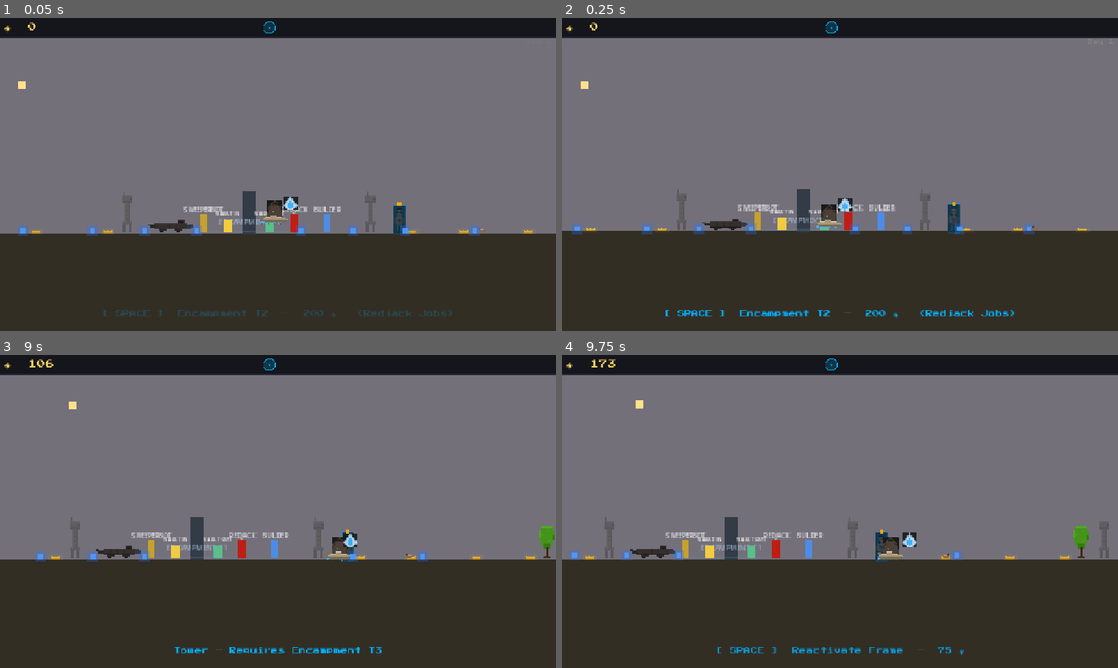
Above: before the commit, frames 1-4 (two rows, left to right).
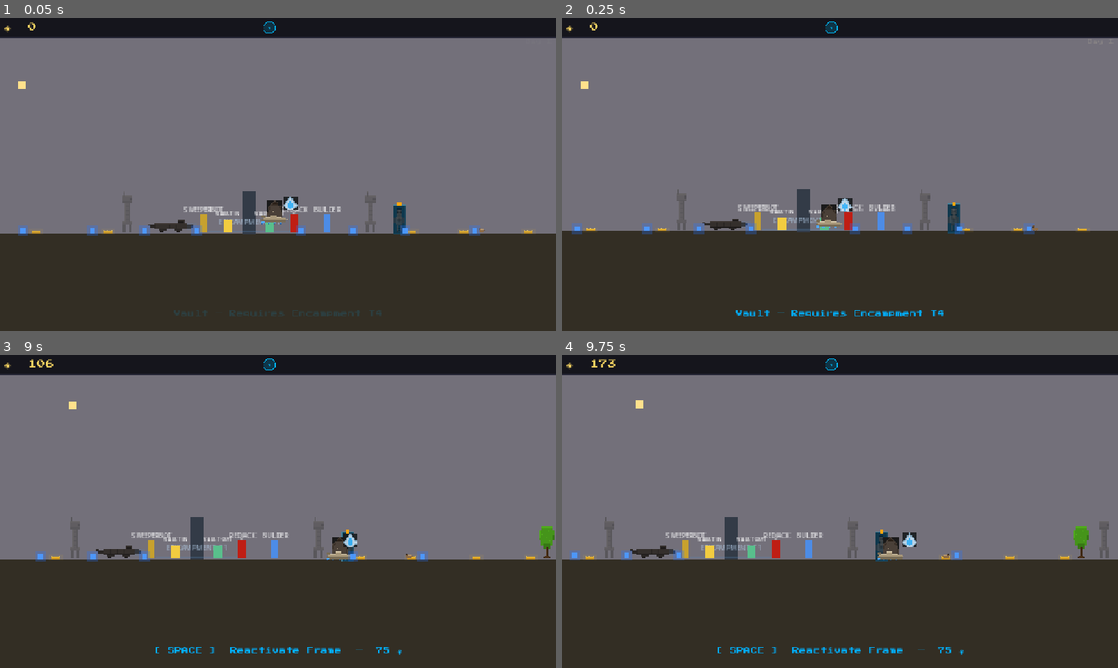
Above: after the commit, the same moments.

Repository: elliswalker/guardian-rising-game
Game: Godot game, scene res://scenes/world/cosmodrome.tscn
Same seed, same stepped clock (60 frames per second), same inputs: the game is played once before the commit and once after it. This scene is started directly instead of the project's main scene.
Inputs:
- Up to frame 1 (0.05 s): no input
- Up to frame 2 (0.25 s): no input
- Up to frame 3 (9 s): hold Space (action) 0.53-1.28 s; hold D (move_right) 0.53-2.03 s; tap E (ability) at 1.35, 5.85 s; tap Space (action) at 1.55, 2.85, 3.8, 4.35, 6.05, 7.35, 8.3, 8.85 s; hold A (move_left) 2.03-2.78 s; hold Space (action) 2.03-2.78 s; hold D (move_right) 2.78-4.28 s; hold E (ability) 3.53-4.28 s; hold A (move_left) 4.28-5.03 s; hold D (move_right) 5.03-5.78 s; hold Space (action) 5.03-5.78 s; hold A (move_left) 5.78-7.28 s; hold Space (action) 6.53-7.28 s; hold D (move_right) from 7.28 s (still down); hold E (ability) 8.03-8.78 s
- Up to frame 4 (9.75 s): release D (move_right) at 9.53 s; hold A (move_left) from 9.53 s (still down); hold Space (action) from 9.53 s (still down)

The runs differ from the first frame. In frame 1, 0.3% of the frame differs, in the area x 18-82%, y 93-96%; in frame 2, 0.7%; in frame 3, 0.5%; in frame 4, 0.2%.

Commit message:
Playtest fixes: hunter leashes, nearest-wins prompts, authored wall slots
Three bugs from Ellis's playtest:

1. Redjacks chased enemies/prey past the frontier and got caught out when
   the wave started. ENGAGE now abandons targets beyond the patrol bound
   +50 (both fronts on dual planets), and wildlife beyond the bound +60 is
   ignored — hunters give up the hunt at the frontier, Kingdom style.

2. Prompt misses (standing at a wall slot and unable to build; at a frame
   and unable to reactivate). Root causes: static priority ladder let a
   build site permanently beat a frame standing on top of it (EP-15 jitter
   made overlaps possible), and interaction zones were tight. The prompt
   system is now NEAREST-WINS: every interactable re-asserts each frame
   with its live distance to the player; the closest one holds the prompt,
   priority only breaks near-ties (genuinely stacked objects). All ~12
   interactables converted; ship and attack flag were still bypassing the
   ownership system with raw signal emits — converted and gated. Build
   site zone widened 20x16 -> 36x20; frame recruit range 19 -> 28.

3. Felled trees no longer spawn build sites — wall positions are authored,
   set areas. Chopping yields glimmer only. (Wall collapse still re-opens
   its own slot; that's the same authored position.)

Co-Authored-By: Claude Sonnet 4.6 <noreply@anthropic.com>

Diff:
--- a/scenes/world/build_site.tscn
+++ b/scenes/world/build_site.tscn
@@ -4,7 +4,7 @@
 [ext_resource type="Texture2D" path="res://assets/sprites/structures/build_site.png" id="2"]
 
 [sub_resource type="RectangleShape2D" id="RectangleShape2D_1"]
-size = Vector2(20, 16)
+size = Vector2(36, 20)
 
 [node name="BuildSite" type="Area2D"]
 script = ExtResource("1")
--- a/scripts/autoload/game_state.gd
+++ b/scripts/autoload/game_state.gd
@@ -87,6 +87,7 @@
 var _prompt_owner: Object = null
 var _prompt_priority: int = 0
 var _prompt_text: String = ""
+var _prompt_dist: float = 999999.0
 
 func add_glimmer(amount: int) -> void:
 	glimmer += amount
@@ -155,21 +156,29 @@
 			return site
 	return null
 
-func show_action_prompt(owner: Object, text: String, priority: int = 5) -> void:
+# The NEAREST interactable to the player wins the prompt; priority only
+# breaks near-ties (objects genuinely stacked, e.g. a tree over a build site).
+# Callers should re-assert every frame with their current distance.
+func show_action_prompt(owner: Object, text: String, priority: int = 5, dist: float = 999999.0) -> void:
 	var owner_valid: bool = _prompt_owner != null and is_instance_valid(_prompt_owner)
-	if owner_valid and owner != _prompt_owner and priority < _prompt_priority:
-		return
+	if owner_valid and owner != _prompt_owner:
+		if dist > _prompt_dist + 6.0:
+			return  # someone closer holds the prompt
+		if dist > _prompt_dist - 6.0 and priority < _prompt_priority:
+			return  # effectively same spot — higher priority holds it
 	if owner != _prompt_owner or text != _prompt_text:
 		_prompt_owner = owner
-		_prompt_priority = priority
 		_prompt_text = text
 		action_prompt_show.emit(text)
+	_prompt_priority = priority
+	_prompt_dist = dist
 
 func hide_action_prompt(owner: Object) -> void:
 	if _prompt_owner == owner:
 		_prompt_owner = null
 		_prompt_priority = 0
 		_prompt_text = ""
+		_prompt_dist = 999999.0
 		action_prompt_hide.emit()
 
 func is_prompt_owner(caller: Object) -> bool:
@@ -210,4 +219,5 @@
 	_prompt_owner = null
 	_prompt_priority = 0
 	_prompt_text = ""
+	_prompt_dist = 999999.0
 	action_prompt_hide.emit()
--- a/scripts/world/attack_flag.gd
+++ b/scripts/world/attack_flag.gd
@@ -17,24 +17,24 @@
 
 func _process(_delta: float) -> void:
 	if _player_nearby and not _activated:
-		if Input.is_action_just_pressed("action"):
+		var player: Node2D = get_tree().get_first_node_in_group("player") as Node2D
+		var pdist: float = global_position.distance_to(player.global_position) if player else 999999.0
+		GameState.show_action_prompt(self, "[ SPACE ]  Send the Charge", 8, pdist)
+		if GameState.is_prompt_owner(self) and Input.is_action_just_pressed("action"):
 			_activate()
 
 func _on_body_entered(body: Node) -> void:
 	if body.is_in_group("player"):
 		_player_nearby = true
-		if not _activated:
-			GameState.action_prompt_show.emit("[ SPACE ]  Send the Charge")
 
 func _on_body_exited(body: Node) -> void:
 	if body.is_in_group("player"):
 		_player_nearby = false
-		if not _activated:
-			GameState.action_prompt_hide.emit()
+		GameState.hide_action_prompt(self)
 
 func _activate() -> void:
 	_activated = true
-	GameState.action_prompt_hide.emit()
+	GameState.hide_action_prompt(self)
 	GameState.is_attack_phase = true
 	GameState.attack_ordered.emit()
 	_banner.color = Color(0.80, 0.10, 0.10, 1.0)
--- a/scripts/world/build_site.gd
+++ b/scripts/world/build_site.gd
@@ -36,13 +36,15 @@
 	_pulse_time += delta
 	_update_visual()
 	if _player_nearby and not _actioned:
+		var player: Node2D = get_tree().get_first_node_in_group("player") as Node2D
+		var pdist: float = global_position.distance_to(player.global_position) if player else 999999.0
 		var blocking: Node2D = _get_blocking_tree()
 		if blocking:
-			GameState.show_action_prompt(self, "[ SPACE ]  Mark Tree  —  Clear Path", 12)
+			GameState.show_action_prompt(self, "[ SPACE ]  Mark Tree  —  Clear Path", 12, pdist)
 			if GameState.is_prompt_owner(self) and Input.is_action_just_pressed("action"):
 				blocking.call("commission")
 		else:
-			GameState.show_action_prompt(self, "[ SPACE ]  Build Wall  —  %d ◈" % BUILD_COST, 12)
+			GameState.show_action_prompt(self, "[ SPACE ]  Build Wall  —  %d ◈" % BUILD_COST, 12, pdist)
 			if GameState.is_prompt_owner(self) and Input.is_action_just_pressed("action"):
 				_action_job()
 
@@ -59,12 +61,7 @@
 
 func _on_body_entered(body: Node2D) -> void:
 	if body.is_in_group("player"):
-		_player_nearby = true
-		if not _actioned:
-			if _has_nearby_tree():
-				GameState.show_action_prompt(self, "[ SPACE ]  Mark Tree  —  Clear Path", 12)
-			else:
-				GameState.show_action_prompt(self, "[ SPACE ]  Build Wall  —  %d ◈" % BUILD_COST, 12)
+		_player_nearby = true  # _process asserts the prompt with live distance
 
 func _on_body_exited(body: Node2D) -> void:
 	if body.is_in_group("player"):
--- a/scripts/world/encampment.gd
+++ b/scripts/world/encampment.gd
@@ -46,10 +46,12 @@
 		GameState.hide_action_prompt(self)
 
 func _show_prompt() -> void:
+	var player: Node2D = get_tree().get_first_node_in_group("player") as Node2D
+	var pdist: float = global_position.distance_to(player.global_position) if player else 999999.0
 	var next_tier: int = GameState.encampment_tier + 1
 	GameState.show_action_prompt(self,
 		"[ SPACE ]  Encampment T%d  —  %d ◈   (%s)" %
-		[next_tier, TIER_COSTS[next_tier], TIER_UNLOCKS[next_tier]], 7)
+		[next_tier, TIER_COSTS[next_tier], TIER_UNLOCKS[next_tier]], 7, pdist)
 
 func _try_upgrade() -> void:
 	var next_tier: int = GameState.encampment_tier + 1
--- a/scripts/world/foundry.gd
+++ b/scripts/world/foundry.gd
@@ -21,8 +21,10 @@
 func _process(_delta: float) -> void:
 	if not _player_nearby or GameState.stone_unlocked:
 		return
+	var player: Node2D = get_tree().get_first_node_in_group("player") as Node2D
+	var pdist: float = global_position.distance_to(player.global_position) if player else 999999.0
 	GameState.show_action_prompt(self,
-		"[ SPACE ]  Restore Foundry  —  %d ◈   (unlocks Metal-tier walls & towers)" % RESTORE_COST, 9)
+		"[ SPACE ]  Restore Foundry  —  %d ◈   (unlocks Metal-tier walls & towers)" % RESTORE_COST, 9, pdist)
 	if GameState.is_prompt_owner(self) and Input.is_action_just_pressed("action"):
 		_restore()
 
--- a/scripts/world/ghost_shrine.gd
+++ b/scripts/world/ghost_shrine.gd
@@ -31,14 +31,16 @@
 		_glow.modulate.a = 0.25 + sin(_pulse * 2.0) * 0.15
 	if not _player_nearby or _claimed:
 		return
+	var player: Node2D = get_tree().get_first_node_in_group("player") as Node2D
+	var pdist: float = global_position.distance_to(player.global_position) if player else 999999.0
 	if GameState.legendary_shards >= SHARD_COST:
 		GameState.show_action_prompt(self,
-			"[ SPACE ]  Bond with Sundance  —  %d ✦ + %d ◈   (Golden Gun)" % [SHARD_COST, GLIMMER_COST], 11)
+			"[ SPACE ]  Bond with Sundance  —  %d ✦ + %d ◈   (Golden Gun)" % [SHARD_COST, GLIMMER_COST], 11, pdist)
 		if GameState.is_prompt_owner(self) and Input.is_action_just_pressed("action"):
 			_claim()
 	else:
 		GameState.show_action_prompt(self,
-			"A Ghost stirs in the firelight...  (%d/%d ✦)" % [GameState.legendary_shards, SHARD_COST], 11)
+			"A Ghost stirs in the firelight...  (%d/%d ✦)" % [GameState.legendary_shards, SHARD_COST], 11, pdist)
 
 func _on_body_entered(body: Node2D) -> void:
 	if body.is_in_group("player"):
--- a/scripts/world/guardian.gd
+++ b/scripts/world/guardian.gd
@@ -27,7 +27,7 @@
 const CHASE_SPEED := 23.0
 const REPOSITION_SPEED := 26.0
 const SWEEP_SPEED := 19.0
-const RECRUIT_RANGE := 19.0
+const RECRUIT_RANGE := 28.0
 const RECRUIT_COST := 75
 const ENEMY_DETECT_RANGE := 63.0
 const ATTACK_RANGE_ENGAGE := 21.0
@@ -200,12 +200,13 @@
 		_player = get_tree().get_first_node_in_group("player") as CharacterBody2D
 	if not _player:
 		return
-	var near: bool = global_position.distance_to(_player.global_position) < RECRUIT_RANGE
+	var pdist: float = global_position.distance_to(_player.global_position)
+	var near: bool = pdist < RECRUIT_RANGE
 	var closest: bool = near and _is_closest_dormant_frame()
-	if closest and not _prompt_showing:
+	if closest:
 		_prompt_showing = true
-		GameState.show_action_prompt(self, "[ SPACE ]  Reactivate Frame  —  %d ◈" % RECRUIT_COST, 11)
-	elif not closest and _prompt_showing:
+		GameState.show_action_prompt(self, "[ SPACE ]  Reactivate Frame  —  %d ◈" % RECRUIT_COST, 11, pdist)
+	elif _prompt_showing:
 		_prompt_showing = false
 		GameState.hide_action_prompt(self)
 	if closest and GameState.is_prompt_owner(self) and Input.is_action_just_pressed("action"):
@@ -696,6 +697,11 @@
 		var wn: Node2D = w as Node2D
 		if not wn or not is_instance_valid(wn):
 			continue
+		# hunt leash — prey beyond the patrol frontier is not worth the risk
+		if wn.global_position.x > _patrol_right_bound() + 60.0:
+			continue
+		if GameState.dual_front and wn.global_position.x < _patrol_left_bound() - 60.0:
+			continue
 		var dist: float = global_position.distance_to(wn.global_position)
 		if dist < nearest_dist:
 			nearest_dist = dist
@@ -711,6 +717,13 @@
 		return
 	var dist: float = global_position.distance_to(_target_enemy.global_position)
 	if dist > ENEMY_DETECT_RANGE * 1.5:
+		_target_enemy = null
+		state = State.PATROL
+		return
+	# Leash: never chase past the patrol frontier — that's how hunters get
+	# caught out in the field when dusk hits
+	var ex: float = _target_enemy.global_position.x
+	if ex > _patrol_right_bound() + 50.0 			or (GameState.dual_front and ex < _patrol_left_bound() - 50.0):
 		_target_enemy = null
 		state = State.PATROL
 		return
--- a/scripts/world/hermit.gd
+++ b/scripts/world/hermit.gd
@@ -51,7 +51,7 @@
 		var tower: Node2D = _nearest_convertible_tower()
 		if tower:
 			GameState.show_action_prompt(self,
-				"[ SPACE ]  Settle %s  —  %s" % [NAMES[kind], CONVERSIONS[kind]], 10)
+				"[ SPACE ]  Settle %s  —  %s" % [NAMES[kind], CONVERSIONS[kind]], 10, 5.0)
 			if GameState.is_prompt_owner(self) and Input.is_action_just_pressed("action"):
 				_settle(tower)
 		else:
@@ -60,9 +60,10 @@
 	# waiting in the field — day only
 	if modulate.a < 0.9:
 		return
-	var near: bool = global_position.distance_to(_player.global_position) < INTERACT_RANGE
+	var pdist: float = global_position.distance_to(_player.global_position)
+	var near: bool = pdist < INTERACT_RANGE
 	if near:
-		GameState.show_action_prompt(self, "[ SPACE ]  Carry %s" % NAMES[kind], 10)
+		GameState.show_action_prompt(self, "[ SPACE ]  Carry %s" % NAMES[kind], 10, pdist)
 		if GameState.is_prompt_owner(self) and Input.is_action_just_pressed("action"):
 			_carried = true
 	else:
--- a/scripts/world/job_post.gd
+++ b/scripts/world/job_post.gd
@@ -56,9 +56,11 @@
 		GameState.hide_action_prompt(self)
 
 func _show_prompt() -> void:
+	var player: Node2D = get_tree().get_first_node_in_group("player") as Node2D
+	var pdist: float = global_position.distance_to(player.global_position) if player else 999999.0
 	if GameState.encampment_tier < TIER_REQUIRED[job_type]:
 		GameState.show_action_prompt(self,
-			"%s — Requires Encampment T%d" % [LABELS[job_type], TIER_REQUIRED[job_type]], 6)
+			"%s — Requires Encampment T%d" % [LABELS[job_type], TIER_REQUIRED[job_type]], 6, pdist)
 		return
 	var cost: int = COSTS[job_type]
 	var label: String = LABELS[job_type]
@@ -66,9 +68,9 @@
 		+ get_tree().get_nodes_in_group("frame_following").size()
 	if available > 0:
 		GameState.show_action_prompt(self,
-			"[ SPACE ]  Assign %s  —  %d ◈   (%d available)" % [label, cost, available], 6)
+			"[ SPACE ]  Assign %s  —  %d ◈   (%d available)" % [label, cost, available], 6, pdist)
 	else:
-		GameState.show_action_prompt(self, "[ SPACE ]  Create %s Job  —  %d ◈" % [label, cost], 6)
+		GameState.show_action_prompt(self, "[ SPACE ]  Create %s Job  —  %d ◈" % [label, cost], 6, pdist)
 
 func _try_create_job() -> void:
 	if GameState.encampment_tier < TIER_REQUIRED[job_type]:
--- a/scripts/world/ship.gd
+++ b/scripts/world/ship.gd
@@ -38,23 +38,23 @@
 	var player: Node2D = get_tree().get_first_node_in_group("player") as Node2D
 	if not player:
 		return
-	var nearby: bool = global_position.distance_to(player.global_position) < INTERACT_RANGE
-	if nearby != _player_nearby:
-		_player_nearby = nearby
-		if nearby:
-			_show_prompt()
-		else:
-			GameState.action_prompt_hide.emit()
-	if nearby and Input.is_action_just_pressed("action"):
+	var pdist: float = global_position.distance_to(player.global_position)
+	var nearby: bool = pdist < INTERACT_RANGE
+	if nearby:
+		_show_prompt(pdist)
+	elif _player_nearby:
+		GameState.hide_action_prompt(self)
+	_player_nearby = nearby
+	if nearby and GameState.is_prompt_owner(self) and Input.is_action_just_pressed("action"):
 		_on_interact()
 
-func _show_prompt() -> void:
+func _show_prompt(pdist: float = 999999.0) -> void:
 	if _stage >= 3:
-		GameState.action_prompt_show.emit("[ SPACE ]  Launch")
+		GameState.show_action_prompt(self, "[ SPACE ]  Launch", 9, pdist)
 	elif _stage_commissioned:
-		GameState.action_prompt_show.emit("Builders are working on the ship...")
+		GameState.show_action_prompt(self, "Builders are working on the ship...", 9, pdist)
 	else:
-		GameState.action_prompt_show.emit("[ SPACE ]  Repair Ship  —  %d ◈" % STAGE_COST[_stage])
+		GameState.show_action_prompt(self, "[ SPACE ]  Repair Ship  —  %d ◈" % STAGE_COST[_stage], 9, pdist)
 
 func _on_interact() -> void:
 	if _stage >= 3:
@@ -65,7 +65,7 @@
 	if not GameState.spend_glimmer(STAGE_COST[_stage]):
 		return
 	_stage_commissioned = true
-	GameState.action_prompt_hide.emit()
+	GameState.hide_action_prompt(self)
 	GameState.queue_build_job(self)
 
 # Builder interface — same contract as build_site.gd
@@ -97,7 +97,7 @@
 	_engine.modulate.a = 0.3 + float(_stage) / 3.0 * 0.7
 
 func _launch() -> void:
-	GameState.action_prompt_hide.emit()
+	GameState.hide_action_prompt(self)
 	GameState.ship_repaired = true
 	# Snapshot this planet so the away-simulation can run while we're gone
 	var world: Node = get_tree().get_first_node_in_group("world")
--- a/scripts/world/tower.gd
+++ b/scripts/world/tower.gd
@@ -67,10 +67,12 @@
 func _process(delta: float) -> void:
 	if not _built:
 		if _player_nearby and not _commissioned:
+			var player: Node2D = get_tree().get_first_node_in_group("player") as Node2D
+			var pdist: float = global_position.distance_to(player.global_position) if player else 999999.0
 			if GameState.encampment_tier < 3:
-				GameState.show_action_prompt(self, "Tower — Requires Encampment T3", 12)
+				GameState.show_action_prompt(self, "Tower — Requires Encampment T3", 12, pdist)
 			else:
-				GameState.show_action_prompt(self, "[ SPACE ]  Build Tower  —  %d ◈" % BUILD_COST, 12)
+				GameState.show_action_prompt(self, "[ SPACE ]  Build Tower  —  %d ◈" % BUILD_COST, 12, pdist)
 				if GameState.is_prompt_owner(self) and Input.is_action_just_pressed("action"):
 					_commission()
 		return
--- a/scripts/world/tree.gd
+++ b/scripts/world/tree.gd
@@ -2,14 +2,12 @@
 
 # Tree — choppable for Glimmer and a new BuildSite.
 # Player marks for chopping. Builders then walk to it and chop on demand.
-# When felled: spawns a BuildSite stump at this position.
+# Felled trees yield glimmer only - wall positions are authored.
 
 const HP_MAX            := 4
 const GLIMMER_PER_CHOP  := 10
 const GLIMMER_FINAL     := 15
 const INTERACT_RANGE    := 28.0
-
-const BUILD_SITE_SCENE := preload("res://scenes/world/build_site.tscn")
 
 @onready var _foliage: Sprite2D = $Foliage
 @onready var _trunk:   Sprite2D = $Trunk
@@ -31,13 +29,13 @@
 	var player: Node2D = get_tree().get_first_node_in_group("player") as Node2D
 	if not player:
 		return
-	var nearby: bool = global_position.distance_to(player.global_position) < INTERACT_RANGE
-	if nearby != _player_nearby:
-		_player_nearby = nearby
-		if nearby:
-			GameState.show_action_prompt(self, "[ SPACE ]  Mark for Chopping", 10)
-		else:
-			GameState.hide_action_prompt(self)
+	var dist: float = global_position.distance_to(player.global_position)
+	var nearby: bool = dist < INTERACT_RANGE
+	if nearby:
+		GameState.show_action_prompt(self, "[ SPACE ]  Mark for Chopping", 10, dist)
+	elif _player_nearby:
+		GameState.hide_action_prompt(self)
+	_player_nearby = nearby
 	if nearby and GameState.is_prompt_owner(self) and Input.is_action_just_pressed("action"):
 		commission()
 
@@ -53,16 +51,11 @@
 	GameState.add_glimmer(GLIMMER_PER_CHOP)
 	_update_visual()
 	if _hp <= 0:
+		# Wall positions are authored — a felled tree yields glimmer, not a build slot
 		GameState.add_glimmer(GLIMMER_FINAL)
-		_spawn_build_site()
 		queue_free()
 		return true
 	return false
-
-func _spawn_build_site() -> void:
-	var site: Node2D = BUILD_SITE_SCENE.instantiate() as Node2D
-	site.global_position = global_position
-	get_parent().add_child(site)
 
 func _update_visual() -> void:
 	var t: float = float(_hp) / float(HP_MAX)
--- a/scripts/world/vault_pad.gd
+++ b/scripts/world/vault_pad.gd
@@ -48,27 +48,29 @@
 		GameState.hide_action_prompt(self)
 
 func _show_prompt() -> void:
+	var player: Node2D = get_tree().get_first_node_in_group("player") as Node2D
+	var pdist: float = global_position.distance_to(player.global_position) if player else 999999.0
 	if GameState.encampment_tier < 4:
-		GameState.show_action_prompt(self, "Vault — Requires Encampment T4", 6)
+		GameState.show_action_prompt(self, "Vault — Requires Encampment T4", 6, pdist)
 		return
 	var stored: int = GameState.vaulted_glimmer
 	if mode == Mode.DEPOSIT:
 		var amount: int = mini(CHUNK, GameState.glimmer)
 		if amount > 0:
 			GameState.show_action_prompt(self,
-				"[ SPACE ]  Vault %d ◈   (stored: %d)" % [amount, stored], 6)
+				"[ SPACE ]  Vault %d ◈   (stored: %d)" % [amount, stored], 6, pdist)
 		else:
-			GameState.show_action_prompt(self, "Nothing to vault   (stored: %d)" % stored, 6)
+			GameState.show_action_prompt(self, "Nothing to vault   (stored: %d)" % stored, 6, pdist)
 		return
 	if not _is_day:
-		GameState.show_action_prompt(self, "Vault sealed until dawn   (stored: %d)" % stored, 6)
+		GameState.show_action_prompt(self, "Vault sealed until dawn   (stored: %d)" % stored, 6, pdist)
 		return
 	var out: int = mini(CHUNK, stored)
 	if out > 0:
 		GameState.show_action_prompt(self,
-			"[ SPACE ]  Withdraw %d ◈   (stored: %d)" % [out, stored], 6)
+			"[ SPACE ]  Withdraw %d ◈   (stored: %d)" % [out, stored], 6, pdist)
 	else:
-		GameState.show_action_prompt(self, "Vault empty", 6)
+		GameState.show_action_prompt(self, "Vault empty", 6, pdist)
 
 func _do_action() -> void:
 	if GameState.encampment_tier < 4:
